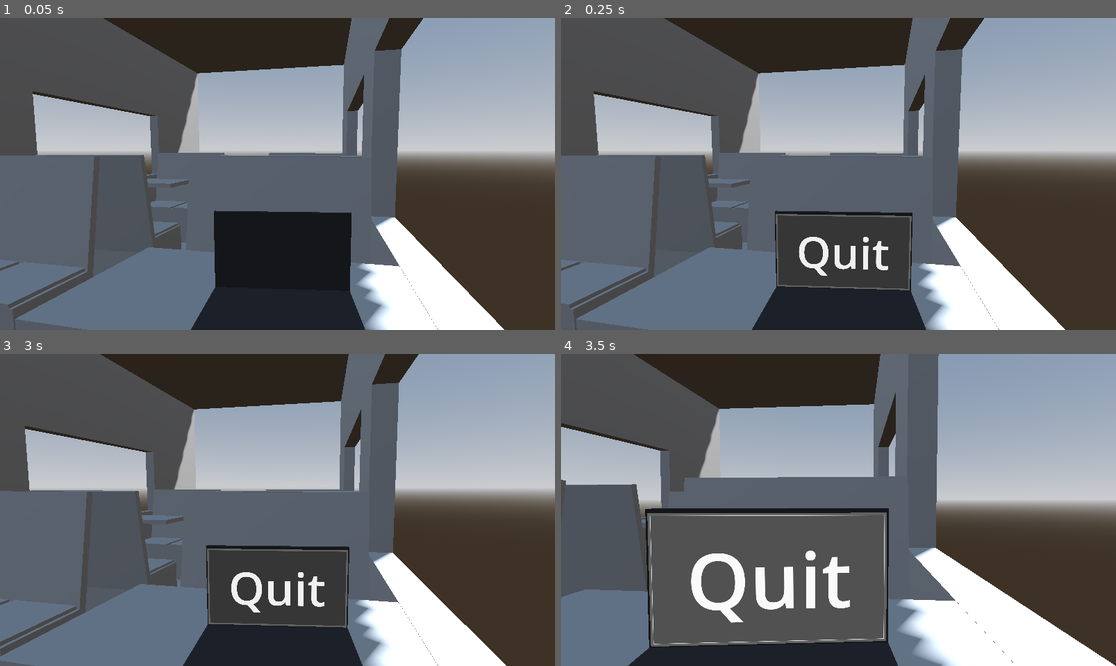
Above: before the commit, frames 1-4 (two rows, left to right).
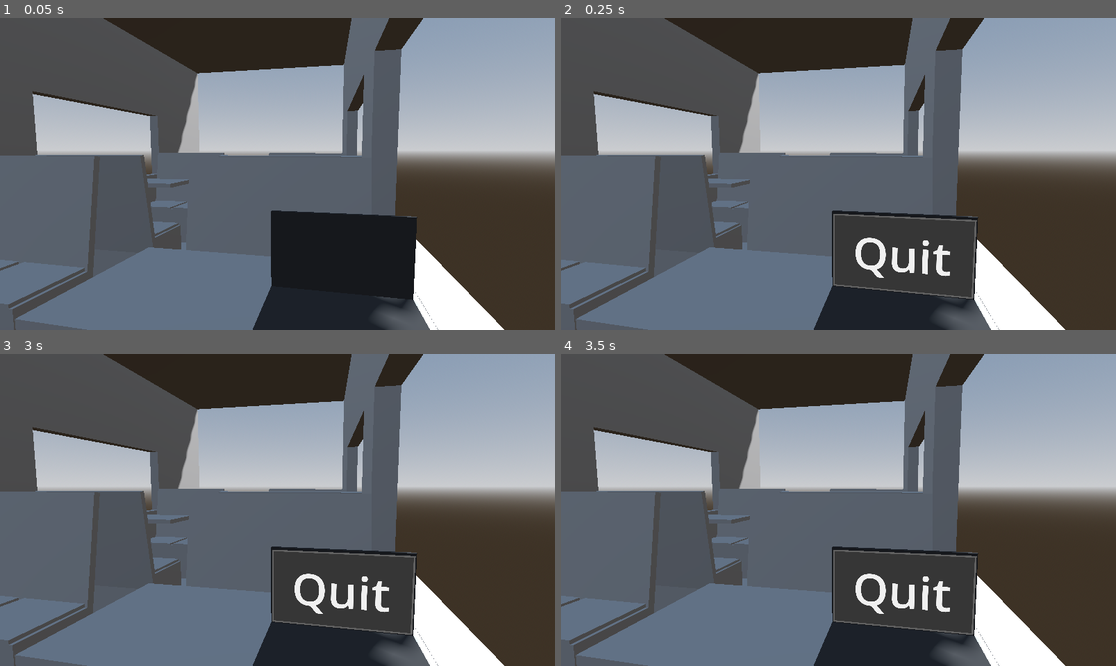
Above: after the commit, the same moments.

Repository: JaN0h4ck/TrainMenu
Game: Godot game, scene res://main.tscn
The game is run twice, just before and just after one commit, with the same random seed, the same clock (stepped at 60 frames per second) and the same inputs. The project has no main scene, so this scene is started directly.
Inputs (mouse positions are in pixels of both pictures, inside the frame that each line leads up to):
- Up to frame 1 (0.05 s): no input
- Up to frame 2 (0.25 s): no input
- Up to frame 3 (3 s): tap Enter at 0.5, 2 s; move the mouse to (399, 494) at 0.52 s; click (399, 494) at 0.67 s; tap Space at 1.25, 2.75 s; move the mouse to (166, 525) at 1.27 s; click (166, 525) at 1.42 s; move the mouse to (333, 441) at 2.02 s; click (333, 441) at 2.17 s; move the mouse to (249, 572) at 2.77 s; click (249, 572) at 2.92 s
- Up to frame 4 (3.5 s): no input

The runs differ from the first frame. In frame 1, 8.2% of the frame differs, in the area x 34-78%, y 61-100%; in frame 2, 9.0%; in frame 3, 14%; in frame 4, 41%, in the area x 0-100%, y 0-100%.

Commit message:
move laptop to originial pos

Diff:
--- a/main.tscn
+++ b/main.tscn
@@ -22,7 +22,7 @@
 tracks/0/imported = false
 tracks/0/enabled = true
 tracks/0/path = NodePath("Camera3D:position")
-tracks/0/interp = 1
+tracks/0/interp = 2
 tracks/0/loop_wrap = true
 tracks/0/keys = {
 "times": PackedFloat32Array(0, 1),
@@ -34,7 +34,7 @@
 tracks/1/imported = false
 tracks/1/enabled = true
 tracks/1/path = NodePath("Camera3D:rotation")
-tracks/1/interp = 1
+tracks/1/interp = 2
 tracks/1/loop_wrap = true
 tracks/1/keys = {
 "times": PackedFloat32Array(0, 1),
@@ -98,6 +98,6 @@
 }
 
 [node name="Laptop" parent="." instance=ExtResource("3_h2yge")]
-transform = Transform3D(0.991445, 0, 0.130526, 0, 1, 0, -0.130526, 0, 0.991445, 1.203, 1.1008, 0)
+transform = Transform3D(1, 0, 0, 0, 1, 0, 0, 0, 1, 1.366, 1.101, -0.01)
 
 [connection signal="animation_finished" from="AnimationPlayer" to="." method="on_quit_animation_finish"]
